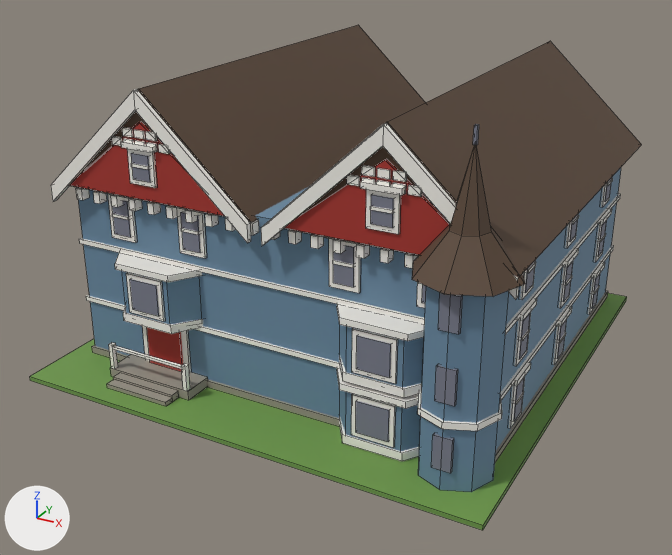
The Blender file assets/managed-models/buildings/house-2x2-3f-victorian-a/house-2x2-3f-victorian-a.blend: old version first, new version second.
One viewpoint serves both versions: a 50 mm lens placed at (1.75, -3.35, 1.95), pointed at (-0.01, -0.14, 0.35). Every picture has the same lights, and +X, +Y and +Z are marked at lower left. The first picture is the older version. Mesh edges are drawn as thin lines.

Names of what the first picture shows: 'house-2x2-3f-victorian-a'.
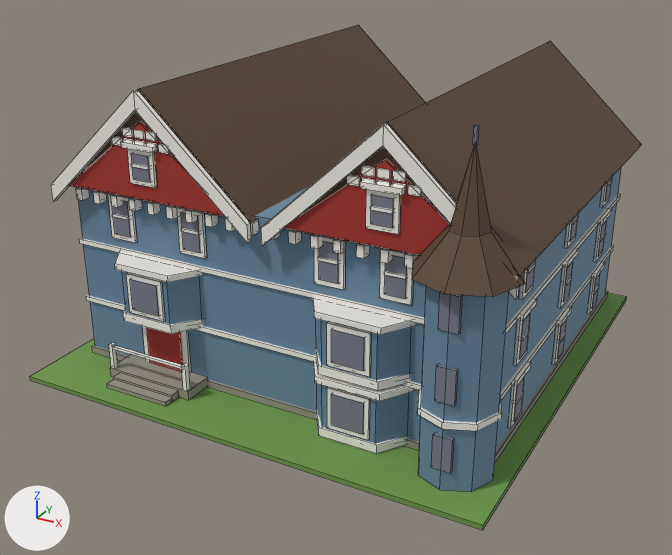
Pixel boxes [x1, y1, x2, y2] of what changed, in the pictures (672 x 555 px; the box of a moved part takes in the faces that stretch with it):
part 1 of me_house_2x2_3f_victorian_a, moved or reshaped
    before: [340, 390, 421, 451]
    after: [317, 384, 409, 444]
part 2 of me_house_2x2_3f_victorian_a, moved or reshaped
    before: [337, 367, 418, 409]
    after: [313, 360, 413, 401]
part 3 of me_house_2x2_3f_victorian_a, moved or reshaped
    before: [339, 416, 419, 461]
    after: [316, 409, 408, 454]
part 4 of me_house_2x2_3f_victorian_a, moved or reshaped
    before: [356, 401, 390, 442]
    after: [331, 394, 364, 434]
part 5 of me_house_2x2_3f_victorian_a, moved or reshaped
    before: [351, 394, 396, 448]
    after: [327, 387, 370, 440]
part 6 of me_house_2x2_3f_victorian_a, moved or reshaped
    before: [340, 325, 424, 387]
    after: [316, 319, 411, 380]
part 7 of me_house_2x2_3f_victorian_a, moved or reshaped
    before: [337, 303, 425, 341]
    after: [312, 297, 415, 335]
part 8 of me_house_2x2_3f_victorian_a, moved or reshaped
    before: [339, 355, 422, 398]
    after: [315, 349, 410, 391]
part 9 of me_house_2x2_3f_victorian_a, moved or reshaped
    before: [356, 335, 391, 378]
    after: [331, 329, 365, 371]
part 10 of me_house_2x2_3f_victorian_a, moved or reshaped
    before: [352, 328, 398, 384]
    after: [327, 322, 371, 377]
part 11 of me_house_2x2_3f_victorian_a, moved or reshaped
    before: [329, 238, 361, 293]
    after: [314, 237, 345, 290]
part 12 of me_house_2x2_3f_victorian_a, moved or reshaped
    before: [333, 245, 354, 287]
    after: [318, 241, 339, 284]
part 13 of me_house_2x2_3f_victorian_a, moved or reshaped
    before: [333, 260, 354, 268]
    after: [318, 257, 339, 265]
part 14 of me_house_2x2_3f_victorian_a, moved or reshaped (mostly hidden before)
    before: [417, 282, 425, 308]
    after: [380, 251, 413, 305]
part 15 of me_house_2x2_3f_victorian_a, moved or reshaped (mostly hidden before)
    before: [422, 284, 426, 303]
    after: [384, 255, 407, 299]
part 16 of me_house_2x2_3f_victorian_a, moved or reshaped (not visible before)
    after: [384, 271, 407, 279]

The edits, one by one:
me_house_2x2_3f_victorian_a has 1633 vertices, 1227 faces and spans x -1.0..1.0, y -1.0..1.0, z 0.0..1.25.
me_house_2x2_3f_victorian_a is used by ob_house_2x2_3f_victorian_a; location (0.0, 0.0, 0.0).
me_house_2x2_3f_victorian_a part 1: the loose piece of 8 vertices spanning x 0.31..0.69, y -0.8..-0.7, z 0.04..0.25 is moved by (-0.1, 0.0, 0.0).
me_house_2x2_3f_victorian_a part 2: the loose piece of 8 vertices spanning x 0.29..0.71, y -0.81..-0.69, z 0.25..0.28 is moved by (-0.1, 0.0, 0.0).
me_house_2x2_3f_victorian_a part 3: the loose piece of 8 vertices spanning x 0.3..0.7, y -0.81..-0.69, z 0.03..0.06 is moved by (-0.1, 0.0, 0.0).
me_house_2x2_3f_victorian_a part 4: the loose piece of 8 vertices spanning x 0.44..0.56, y -0.81..-0.8, z 0.09..0.22 is moved by (-0.1, 0.0, 0.0).
me_house_2x2_3f_victorian_a part 5: the loose piece of 8 vertices spanning x 0.41..0.58, y -0.81..-0.8, z 0.07..0.24 is moved by (-0.1, 0.0, 0.0).
me_house_2x2_3f_victorian_a part 6: the loose piece of 8 vertices spanning x 0.31..0.69, y -0.8..-0.7, z 0.3..0.51 is moved by (-0.1, 0.0, 0.0).
me_house_2x2_3f_victorian_a part 7: the loose piece of 8 vertices spanning x 0.29..0.71, y -0.81..-0.69, z 0.51..0.54 is moved by (-0.1, 0.0, 0.0).
me_house_2x2_3f_victorian_a part 8: the loose piece of 8 vertices spanning x 0.3..0.7, y -0.81..-0.69, z 0.28..0.32 is moved by (-0.1, 0.0, 0.0).
me_house_2x2_3f_victorian_a part 9: the loose piece of 8 vertices spanning x 0.44..0.56, y -0.81..-0.8, z 0.35..0.48 is moved by (-0.1, 0.0, 0.0).
me_house_2x2_3f_victorian_a part 10: the loose piece of 8 vertices spanning x 0.41..0.58, y -0.81..-0.8, z 0.33..0.5 is moved by (-0.1, 0.0, 0.0).
me_house_2x2_3f_victorian_a part 11: the loose piece of 8 vertices spanning x 0.27..0.39, y -0.71..-0.7, z 0.59..0.78 is moved by (-0.06, 0.0, 0.0).
me_house_2x2_3f_victorian_a part 12: the loose piece of 8 vertices spanning x 0.29..0.37, y -0.71..-0.7, z 0.61..0.76 is moved by (-0.06, 0.0, 0.0).
me_house_2x2_3f_victorian_a part 13: the loose piece of 8 vertices spanning x 0.29..0.37, y -0.72..-0.7, z 0.69..0.7 is moved by (-0.06, 0.0, 0.0).
me_house_2x2_3f_victorian_a part 14: the loose piece of 8 vertices spanning x 0.61..0.73, y -0.71..-0.7, z 0.59..0.78 is moved by (-0.14, 0.0, 0.0).
me_house_2x2_3f_victorian_a part 15: the loose piece of 8 vertices spanning x 0.63..0.71, y -0.71..-0.7, z 0.61..0.76 is moved by (-0.14, 0.0, 0.0).
me_house_2x2_3f_victorian_a part 16: the loose piece of 8 vertices spanning x 0.63..0.71, y -0.72..-0.7, z 0.69..0.7 is moved by (-0.14, 0.0, 0.0).
